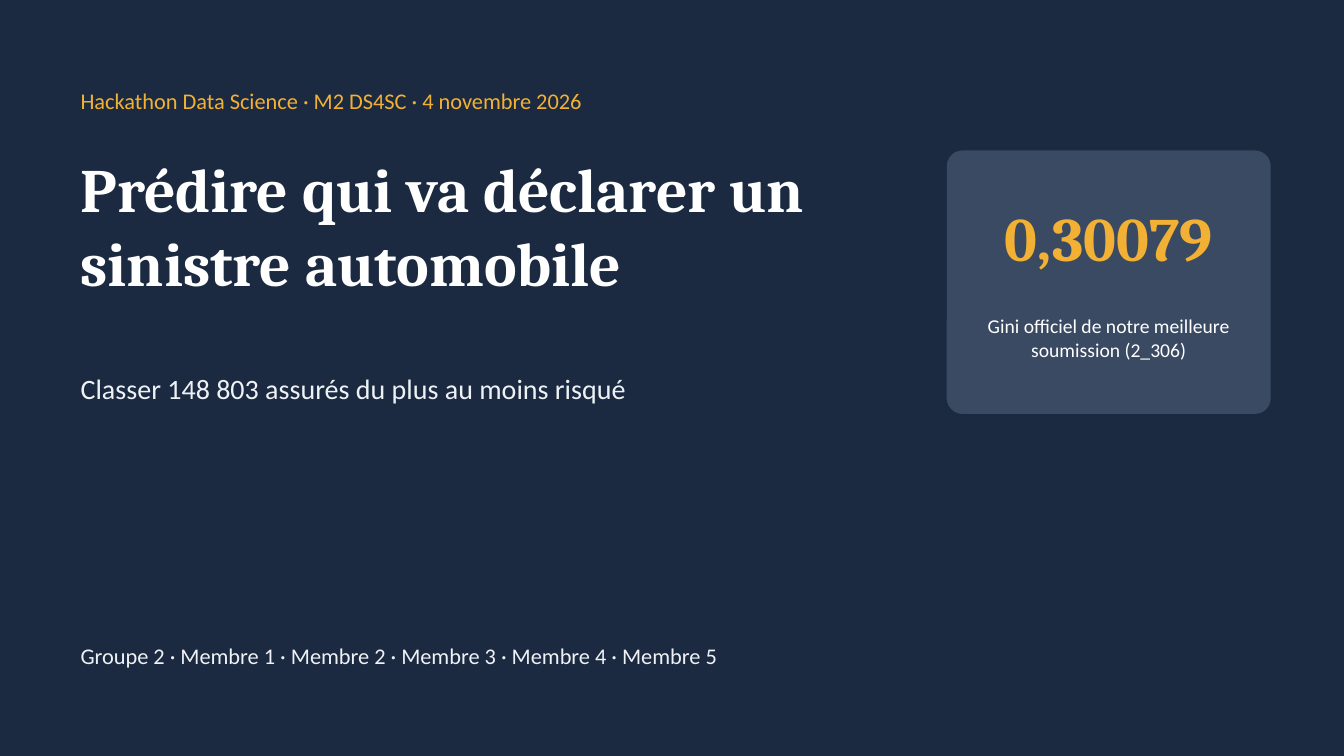
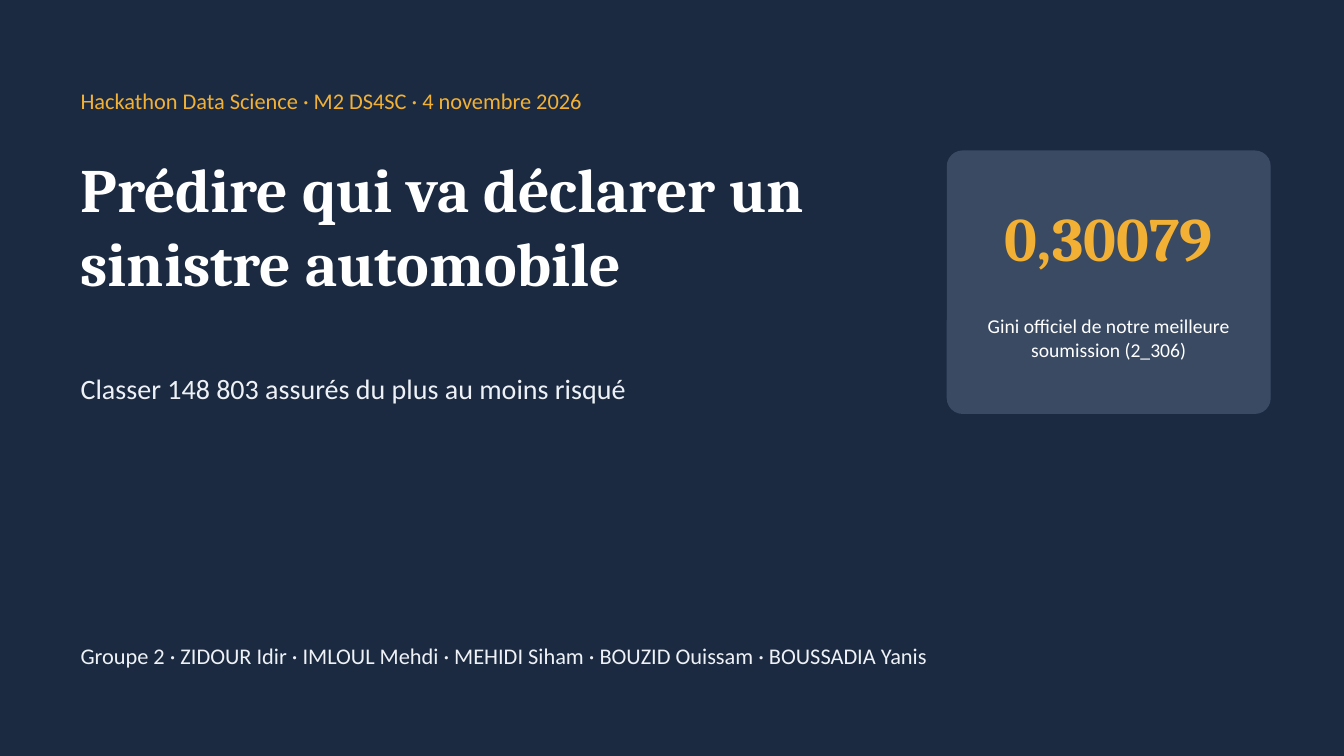
Before and after one commit to zidir2004/HACKATHON2026, a slide deck: slide 1 of usine/soutenance/Hackathon_Groupe2_2_306.pptx. Drawn at 1344x756 pixels with LibreOffice and Linux fonts; fonts in the diff are those of the drawing. Boxes give left, top, right and bottom in pixels: in the first picture for what was removed or moved away, otherwise in the second. Text is boxed around its words. In the diff, an @@ line names an element or a change of style, - is before the commit and + after.

```diff
--- a/usine/soutenance/Hackathon_Groupe2_2_306.pptx
+++ b/usine/soutenance/Hackathon_Groupe2_2_306.pptx
@@ text at [81, 648, 927, 668]: text changed @@
-Groupe 2 · Membre 1 · Membre 2 · Membre 3 · Membre 4 · Membre 5
+Groupe 2 · ZIDOUR Idir · IMLOUL Mehdi · MEHIDI Siham · BOUZID Ouissam · BOUSSADIA Yanis
```
Also in this commit, not shown: 2 other slides changed, 1 slide added, 3 other files.
